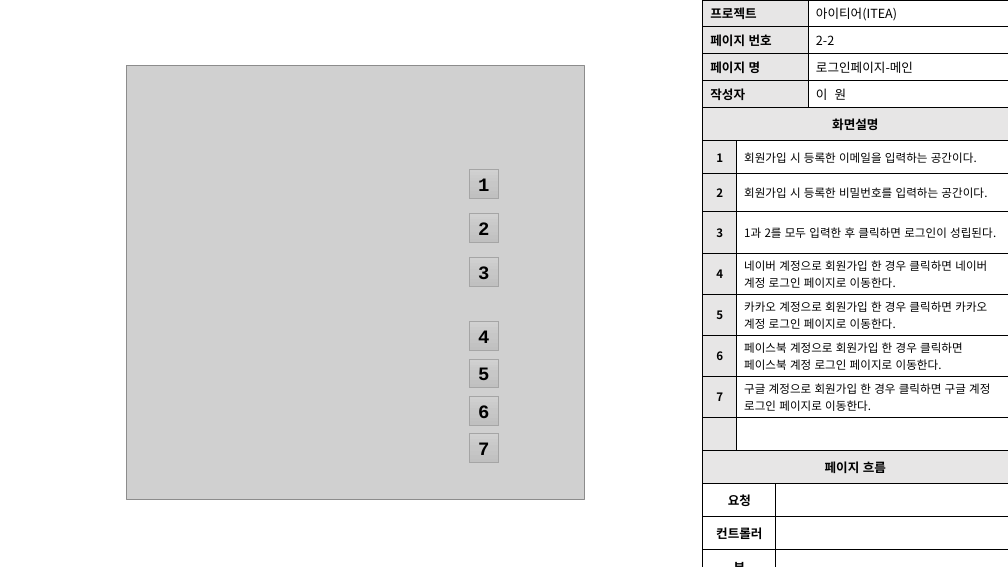
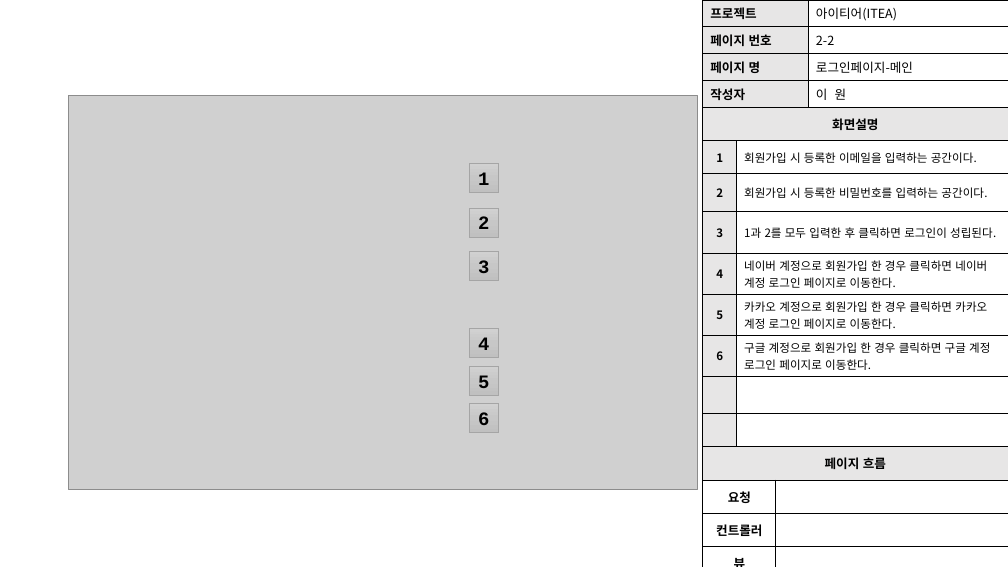
Before and after one commit to skwls2087/itea, a slide deck: slide 8 of 추가자료/스토리보드/스토리보드.pptx. Drawn at 1008x567 pixels with LibreOffice and Linux fonts; fonts in the diff are those of the drawing; grey boxes stand for pictures. Boxes give left, top, right and bottom in pixels: in the first picture for what was removed or moved away, otherwise in the second. Text is boxed around its words. In the diff, an @@ line names an element or a change of style, - is before the commit and + after.

```diff
--- a/추가자료/스토리보드/스토리보드.pptx
+++ b/추가자료/스토리보드/스토리보드.pptx
@@ picture: place and size @@
-picture at [126, 65, 584, 499]
+picture at [68, 95, 697, 490]
@@ table at [703, 107, 1008, 567] @@
-row 7, column 2: 페이스북 계정으로 회원가입 한 경우 클릭하면 페이스북 계정 로그인 페이지로 이동한다.
+row 7, column 2: 구글 계정으로 회원가입 한 경우 클릭하면 구글 계정 로그인 페이지로 이동한다.
-row 8, column 1: 7
+row 8, column 1: 
-row 8, column 2: 구글 계정으로 회원가입 한 경우 클릭하면 구글 계정 로그인 페이지로 이동한다.
+row 8, column 2: 
@@ 3 rectangles: place and size @@
-3 rectangles at [470, 169, 498, 286]
+3 rectangles at [470, 163, 498, 280]
@@ rectangle "4": place and size @@
-rectangle "4" at [470, 321, 498, 350]
+rectangle "4" at [470, 329, 498, 358]
@@ rectangle "5": place and size @@
-rectangle "5" at [470, 359, 498, 388]
+rectangle "5" at [470, 366, 498, 395]
@@ rectangle "6": place and size @@
-rectangle "6" at [470, 396, 498, 425]
+rectangle "6" at [470, 403, 498, 432]
@@ rectangle removed at [470, 433, 498, 462] @@
-7
```
Also in this commit, not shown: 6 other slides changed, 1 slide added, 2 other files.
